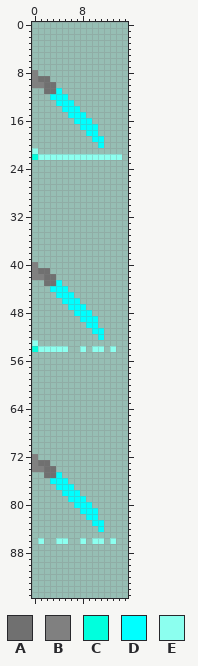
Edited in one commit: sprite sheet (spritebuilder/Sprites/swordAttack.png). Above: the version before the commit.
The file is 16x96 pixels.
Palette (. is transparent): A #707070  B #808080  C #00ffdd  D #00ffff  E #8cffef
Pixels before, first column x 0:
 8 B..............
 9 BAA............
10 BBAA...........
11 ..AAD..........
12 ...DDD.........
13 ....DDD........
14 .....DDD.......
15 ......DDD......
16 .......DDD.....
17 ........DDD....
18 .........DD....
19 ..........DD...
20 ...........D...
21 E..............
22 CEEEEEEEEEEEEEE
23 ...............
24 ...............
25 ...............
26 ...............
27 ...............
28 ...............
29 ...............
30 ...............
31 ...............
32 ...............
33 ...............
34 ...............
35 ...............
36 ...............
37 ...............
38 ...............
39 ...............
40 B..............
41 BAA............
42 BBAA...........
43 ..AAD..........
44 ...DDD.........
45 ....DDD........
46 .....DDD.......
47 ......DDD......
48 .......DDD.....
49 ........DDD....
50 .........DD....
51 ..........DD...
52 ...........D...
53 E..............
54 CEEEEE..E.EE.E.
55 ...............
56 ...............
57 ...............
58 ...............
59 ...............
60 ...............
61 ...............
62 ...............
63 ...............
64 ...............
65 ...............
66 ...............
67 ...............
68 ...............
69 ...............
70 ...............
71 ...............
72 B..............
73 BAA............
74 BBAA...........
75 ..AAD..........
76 ...DDD.........
77 ....DDD........
78 .....DDD.......
79 ......DDD......
80 .......DDD.....
81 ........DDD....
82 .........DD....
83 ..........DD...
84 ...........D...
85 ...............
86 .E..EE..E.EE.E.
New version:
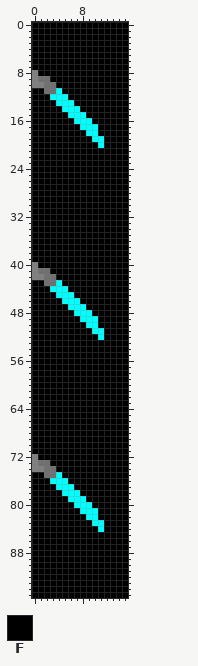
Colours new in this view: F #000000
The author wrote: Put in the correct spritesheet. Sword enemy doesn't insta kill anymore.
Change:
Changed rows in their new state; - is an unchanged pixel.
first column x 0:
 0 FFFFFFFFFFFFFFFF
 1 FFFFFFFFFFFFFFFF
 2 FFFFFFFFFFFFFFFF
 3 FFFFFFFFFFFFFFFF
 4 FFFFFFFFFFFFFFFF
 5 FFFFFFFFFFFFFFFF
 6 FFFFFFFFFFFFFFFF
 7 FFFFFFFFFFFFFFFF
 8 -FFFFFFFFFFFFFFF
 9 ---FFFFFFFFFFFFF
10 ----FFFFFFFFFFFF
11 FF---FFFFFFFFFFF
12 FFF---FFFFFFFFFF
13 FFFF---FFFFFFFFF
14 FFFFF---FFFFFFFF
15 FFFFFF---FFFFFFF
16 FFFFFFF---FFFFFF
17 FFFFFFFF---FFFFF
18 FFFFFFFFF--FFFFF
19 FFFFFFFFFF--FFFF
20 FFFFFFFFFFF-FFFF
21 FFFFFFFFFFFFFFFF
22 FFFFFFFFFFFFFFFF
23 FFFFFFFFFFFFFFFF
24 FFFFFFFFFFFFFFFF
25 FFFFFFFFFFFFFFFF
26 FFFFFFFFFFFFFFFF
27 FFFFFFFFFFFFFFFF
28 FFFFFFFFFFFFFFFF
29 FFFFFFFFFFFFFFFF
30 FFFFFFFFFFFFFFFF
31 FFFFFFFFFFFFFFFF
32 FFFFFFFFFFFFFFFF
33 FFFFFFFFFFFFFFFF
34 FFFFFFFFFFFFFFFF
35 FFFFFFFFFFFFFFFF
36 FFFFFFFFFFFFFFFF
37 FFFFFFFFFFFFFFFF
38 FFFFFFFFFFFFFFFF
39 FFFFFFFFFFFFFFFF
40 -FFFFFFFFFFFFFFF
41 ---FFFFFFFFFFFFF
42 ----FFFFFFFFFFFF
43 FF---FFFFFFFFFFF
44 FFF---FFFFFFFFFF
45 FFFF---FFFFFFFFF
46 FFFFF---FFFFFFFF
47 FFFFFF---FFFFFFF
48 FFFFFFF---FFFFFF
49 FFFFFFFF---FFFFF
50 FFFFFFFFF--FFFFF
51 FFFFFFFFFF--FFFF
52 FFFFFFFFFFF-FFFF
53 FFFFFFFFFFFFFFFF
54 FFFFFFFFFFFFFFFF
55 FFFFFFFFFFFFFFFF
56 FFFFFFFFFFFFFFFF
57 FFFFFFFFFFFFFFFF
58 FFFFFFFFFFFFFFFF
59 FFFFFFFFFFFFFFFF
60 FFFFFFFFFFFFFFFF
61 FFFFFFFFFFFFFFFF
62 FFFFFFFFFFFFFFFF
63 FFFFFFFFFFFFFFFF
64 FFFFFFFFFFFFFFFF
65 FFFFFFFFFFFFFFFF
66 FFFFFFFFFFFFFFFF
67 FFFFFFFFFFFFFFFF
68 FFFFFFFFFFFFFFFF
69 FFFFFFFFFFFFFFFF
70 FFFFFFFFFFFFFFFF
71 FFFFFFFFFFFFFFFF
72 -FFFFFFFFFFFFFFF
73 ---FFFFFFFFFFFFF
74 ----FFFFFFFFFFFF
75 FF---FFFFFFFFFFF
76 FFF---FFFFFFFFFF
77 FFFF---FFFFFFFFF
78 FFFFF---FFFFFFFF
79 FFFFFF---FFFFFFF
80 FFFFFFF---FFFFFF
81 FFFFFFFF---FFFFF
82 FFFFFFFFF--FFFFF
83 FFFFFFFFFF--FFFF
84 FFFFFFFFFFF-FFFF
85 FFFFFFFFFFFFFFFF
86 FFFFFFFFFFFFFFFF
87 FFFFFFFFFFFFFFFF
88 FFFFFFFFFFFFFFFF
89 FFFFFFFFFFFFFFFF
90 FFFFFFFFFFFFFFFF
91 FFFFFFFFFFFFFFFF
92 FFFFFFFFFFFFFFFF
93 FFFFFFFFFFFFFFFF
94 FFFFFFFFFFFFFFFF
95 FFFFFFFFFFFFFFFF
Pixel boxes of the changes (left, top, right, bottom) in both pictures:
changed: (32, 22, 128, 598)
